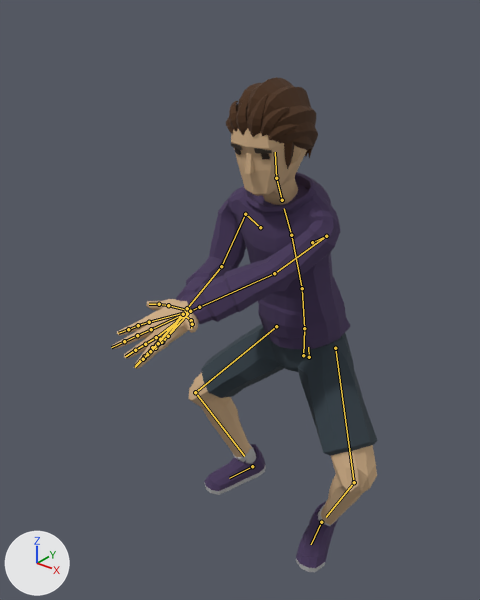
The glTF model app/src/main/assets/characters/Casual.gltf, before and after one commit.
Both versions are drawn from a camera (50 mm lens) standing at (1.102, -1.748, 1.887) and looking at (-0.054, -0.304, 0.992). The lights are fixed; the arrows at lower left show +X, +Y and +Z. The first picture is the older version. Both versions are drawn at frame 325 of the action 'Runup'; the numbers are the values there. The bones that change, and the others that lie on the model, are drawn over the model as lines.

Objects in the first picture: 'Casual_Body', 'Casual_Feet', 'Casual_Head', 'Casual_Legs'.
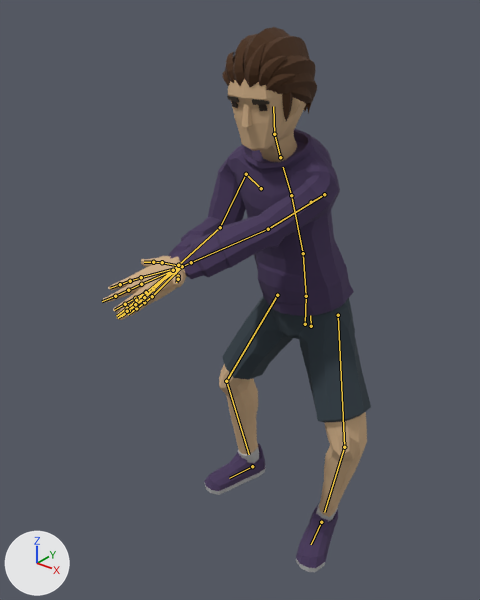
Scene script edits in JSON lines:
```json
{"block": "bone_body", "where": "bone_body = bpy.data.objects['CharacterArmature'].pose.bones['Body']  # child of 'Root'"}
{"op": "set", "path": "bone_body.location", "old": "(0.029, -0.181, -0.01)", "new": "(0.029, -0.058, -0.01)"}
{"block": "bone_abdomen", "where": "bone_abdomen = bpy.data.objects['CharacterArmature'].pose.bones['Abdomen']  # child of 'Hips'"}
{"op": "set", "path": "bone_abdomen.rotation_quaternion", "old": "(0.999, 0.036, -0.006, 0.001)", "new": "(0.999, 0.036, -0.017, 0.003)", "note": "degrees (4, -1, 0) -> degrees (4, -2, 0)"}
{"block": "bone_torso", "where": "bone_torso = bpy.data.objects['CharacterArmature'].pose.bones['Torso']  # child of 'Abdomen'"}
{"op": "set", "path": "bone_torso.rotation_quaternion", "old": "(0.999, 0.047, -0.008, 0.003)", "new": "(0.999, 0.048, -0.022, 0.007)", "note": "degrees (5, -1, 0) -> degrees (6, -3, 1)"}
{"block": "bone_chest", "where": "bone_chest = bpy.data.objects['CharacterArmature'].pose.bones['Chest']  # child of 'Torso'"}
{"op": "set", "path": "bone_chest.rotation_quaternion", "old": "(0.999, 0.036, -0.006, 0.003)", "new": "(0.999, 0.036, -0.016, 0.007)", "note": "degrees (4, -1, 0) -> degrees (4, -2, 1)"}
{"block": "bone_neck", "where": "bone_neck = bpy.data.objects['CharacterArmature'].pose.bones['Neck']  # child of 'Chest'"}
{"op": "set", "path": "bone_neck.rotation_quaternion", "old": "(1.0, 0.0, 0.01, -0.004)", "new": "(1.0, 0.0, 0.026, -0.011)", "note": "degrees (0, 1, 0) -> degrees (0, 3, -1)"}
{"block": "bone_upperarm_l", "where": "bone_upperarm_l = bpy.data.objects['CharacterArmature'].pose.bones['UpperArm.L']  # child of 'Shoulder.L'"}
{"op": "set", "path": "bone_upperarm_l.rotation_quaternion", "old": "(0.506, -0.24, 0.0, -0.828)", "new": "(0.488, -0.204, 0.0, -0.848)", "note": "degrees (-15, -23, -114) -> degrees (-12, -20, -118)"}
{"block": "bone_lowerarm_l", "where": "bone_lowerarm_l = bpy.data.objects['CharacterArmature'].pose.bones['LowerArm.L']  # child of 'UpperArm.L'"}
{"op": "set", "path": "bone_lowerarm_l.rotation_quaternion", "old": "(0.997, 0.069, 0.0, -0.009)", "new": "(0.999, 0.049, 0.0, 0.023)", "note": "degrees (8, 0, -1) -> degrees (6, 0, 3)"}
{"block": "bone_upperarm_r", "where": "bone_upperarm_r = bpy.data.objects['CharacterArmature'].pose.bones['UpperArm.R']  # child of 'Shoulder.R'"}
{"op": "set", "path": "bone_upperarm_r.rotation_quaternion", "old": "(0.757, -0.428, 0.0, 0.493)", "new": "(0.764, -0.421, 0.0, 0.489)", "note": "degrees (-46, 25, 55) -> degrees (-45, 24, 55)"}
{"block": "bone_lowerarm_r", "where": "bone_lowerarm_r = bpy.data.objects['CharacterArmature'].pose.bones['LowerArm.R']  # child of 'UpperArm.R'"}
{"op": "set", "path": "bone_lowerarm_r.rotation_quaternion", "old": "(0.907, 0.168, 0.0, 0.387)", "new": "(0.906, 0.178, 0.0, 0.383)", "note": "degrees (18, -7, 45) -> degrees (19, -8, 45)"}
{"block": "bone_upperleg_l", "where": "bone_upperleg_l = bpy.data.objects['CharacterArmature'].pose.bones['UpperLeg.L']  # child of 'Body'"}
{"op": "set", "path": "bone_upperleg_l.rotation_quaternion", "old": "(0.931, -0.259, 0.0, 0.258)", "new": "(0.975, -0.15, 0.0, 0.163)", "note": "degrees (-29, 8, 29) -> degrees (-17, 3, 19)"}
{"block": "bone_lowerleg_l", "where": "bone_lowerleg_l = bpy.data.objects['CharacterArmature'].pose.bones['LowerLeg.L']  # child of 'UpperLeg.L'"}
{"op": "set", "path": "bone_lowerleg_l.rotation_quaternion", "old": "(0.827, 0.352, 0.0, 0.438)", "new": "(0.947, 0.177, 0.0, 0.268)", "note": "degrees (38, -18, 50) -> degrees (20, -5, 31)"}
{"block": "bone_upperleg_r", "where": "bone_upperleg_r = bpy.data.objects['CharacterArmature'].pose.bones['UpperLeg.R']  # child of 'Body'"}
{"op": "set", "path": "bone_upperleg_r.rotation_quaternion", "old": "(0.922, -0.331, 0.0, -0.202)", "new": "(0.972, -0.212, 0.0, -0.097)", "note": "degrees (-38, -8, -22) -> degrees (-24, -2, -11)"}
{"block": "bone_lowerleg_r", "where": "bone_lowerleg_r = bpy.data.objects['CharacterArmature'].pose.bones['LowerLeg.R']  # child of 'UpperLeg.R'"}
{"op": "set", "path": "bone_lowerleg_r.rotation_quaternion", "old": "(0.85, 0.361, 0.0, -0.384)", "new": "(0.964, 0.148, 0.0, -0.222)", "note": "degrees (40, 16, -43) -> degrees (17, 4, -25)"}
```

Changed parts and their boxes [x1, y1, x2, y2] in the pictures (480 x 600 px):
```json
{"object": "Casual_Body", "change": "posed", "before": [112, 172, 350, 369], "after": [102, 129, 354, 320]}
{"object": "Casual_Legs", "change": "posed", "before": [189, 324, 378, 525], "after": [219, 296, 371, 517], "on screen": "19% narrower, 10% taller"}
{"object": "Casual_Head", "change": "posed", "before": [226, 77, 318, 205], "after": [223, 27, 317, 162]}
{"object": "Casual_Feet", "change": "posed", "before": [204, 444, 338, 572], "after": [204, 444, 338, 572]}
{"bone": "Body", "before": "(309, 357) to (308, 347)", "after": "(311, 326) to (310, 315)"}
{"bone": "Abdomen", "before": "(304, 328) to (302, 288)", "after": "(306, 296) to (303, 253)"}
{"bone": "Torso", "before": "(302, 288) to (291, 235)", "after": "(303, 253) to (291, 195)"}
{"bone": "Chest", "before": "(291, 235) to (284, 208)", "after": "(291, 195) to (283, 167)"}
{"bone": "Neck", "before": "(282, 200) to (276, 178)", "after": "(280, 157) to (274, 134)"}
{"bone": "UpperArm.L", "before": "(326, 236) to (274, 273)", "after": "(324, 194) to (268, 229)"}
{"bone": "LowerArm.L", "before": "(274, 273) to (199, 307)", "after": "(268, 229) to (191, 262)"}
{"bone": "UpperArm.R", "before": "(245, 214) to (221, 266)", "after": "(246, 174) to (220, 227)"}
{"bone": "LowerArm.R", "before": "(221, 266) to (187, 308)", "after": "(220, 227) to (178, 265)"}
{"bone": "UpperLeg.L", "before": "(335, 348) to (354, 482)", "after": "(338, 315) to (344, 447)"}
{"bone": "LowerLeg.L", "before": "(354, 482) to (326, 517)", "after": "(344, 447) to (324, 512)"}
{"bone": "UpperLeg.R", "before": "(276, 326) to (195, 392)", "after": "(277, 295) to (226, 381)"}
{"bone": "LowerLeg.R", "before": "(195, 392) to (244, 456)", "after": "(226, 381) to (249, 454)"}
```
